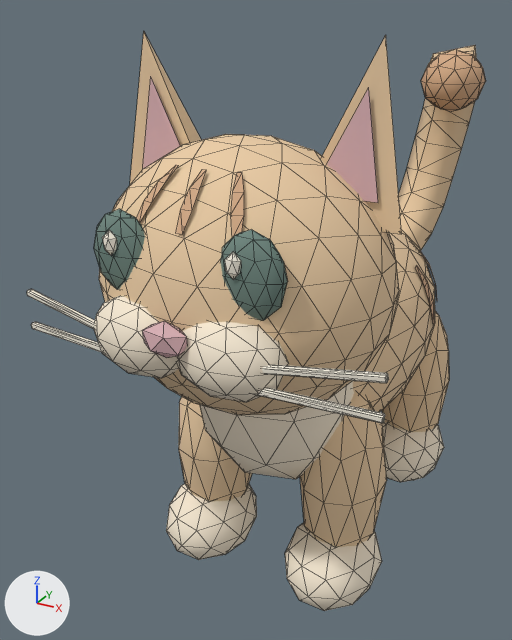
An edit to the FBX model unity/Assets/Resources/ForestArt/cat.fbx, drawn before and after from the same camera.
The view is the same before and after, from a 50 mm camera at (0.689, -1.646, 1.381) aimed at (-0.164, -0.096, 0.606). Lighting does not change. The marker at lower left points along +X, +Y and +Z. The picture after the commit comes second. Mesh edges are drawn as thin lines. Where no turn or scale is listed for an object, it has been applied to the vertices.

Names of what the first picture shows: 'Body', 'Head', 'PawBackRight', 'PawFrontLeft', 'PawFrontRight', 'Tail'.
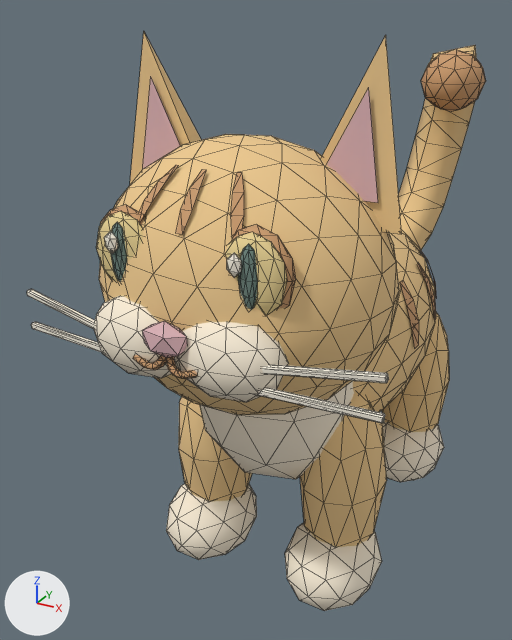
Changed parts and their boxes [x1, y1, x2, y2] in the pictures (512 x 640 px; the box of a moved part takes in the faces that stretch with it):
'Head', recoloured, reshaped: [27, 32, 401, 423] in both
'PawFrontRight', recoloured: [303, 392, 387, 574] in both
'Body', recoloured, reshaped: [200, 232, 437, 479] in both
'Tail', recoloured: [398, 45, 486, 251] in both
'PawBackRight', recoloured: [382, 312, 449, 478] in both
part 1 of me_icosphere_425, added: after [100, 204, 145, 225]
part 2 of me_icosphere_425, added (beige): after [96, 211, 143, 281]
part 3 of me_icosphere_425, added: after [111, 222, 127, 282]
part 4 of me_icosphere_425, added: after [104, 231, 118, 254]
part 5 of me_icosphere_425, added (orange): after [232, 225, 296, 309]
part 6 of me_icosphere_425, added (beige): after [226, 232, 287, 315]
part 7 of me_icosphere_425, added: after [238, 244, 258, 310]
part 8 of me_icosphere_425, added: after [227, 253, 242, 278]
part 9 of me_icosphere_425, added: after [133, 355, 166, 370]
part 10 of me_icosphere_425, added: after [165, 357, 197, 379]
part 11 of me_icosphere_425, deleted: before [220, 229, 288, 320]
part 12 of me_icosphere_425, deleted: before [94, 209, 145, 290]
part 13 of me_icosphere_425, deleted: before [225, 252, 241, 280]
part 14 of me_icosphere_425, deleted: before [102, 230, 117, 255]
part 15 of me_icosphere_424, moved or reshaped: before [415, 251, 437, 325]; after [400, 263, 436, 349]

The change, as a diff of the scene's bpy script:
```diff
--- a/unity/Assets/Resources/ForestArt/cat.fbx.py
+++ b/unity/Assets/Resources/ForestArt/cat.fbx.py
@@ mat_forest_fur @@
 mat_forest_fur = principled_material('Forest_fur')
-mat_forest_fur.base_color = (0.831, 0.608, 0.376)  # beige #ebcda5
+mat_forest_fur.base_color = (0.847, 0.584, 0.271)  # beige #edc98e
 mat_forest_fur.roughness = 0.88
@@ mat_forest_fur_dark @@
 mat_forest_fur_dark = principled_material('Forest_fur_dark')
-mat_forest_fur_dark.base_color = (0.663, 0.408, 0.239)  # beige #d5ab86
+mat_forest_fur_dark.base_color = (0.6, 0.333, 0.157)  # orange #cb9c6e
 mat_forest_fur_dark.roughness = 0.88
@@ me_icosphere_424 @@
-me_icosphere_424.from_pydata(...)  # 236 vertices, 424 faces; spans x -0.27..0.27, y -0.48..0.49, z 0.3..0.87
+me_icosphere_424.from_pydata(...)  # 252 vertices, 436 faces; spans x -0.27..0.27, y -0.48..0.49, z 0.3..0.87
+# me_icosphere_424 part 15
+# 6 faces are deleted
+# 16 vertices move from x 0.177..0.269, y 0.078..0.286, z 0.607..0.766 to x 0.206..0.27, y -0.072..0.156, z 0.607..0.766
+# 6 new faces join them, mat_forest_fur_dark (orange #cb9c6e)
+# other edits to the shape of me_icosphere_424 do not show in these pictures
 me_icosphere_424.materials.append(mat_forest_fur)
@@ me_icosphere_425 @@
-me_icosphere_425.from_pydata(...)  # 500 vertices, 904 faces; spans x -0.391..0.391, y -0.441..0.135, z -0.22..0.54
+me_icosphere_425.from_pydata(...)  # 724 vertices, 1320 faces; spans x -0.391..0.391, y -0.441..0.135, z -0.22..0.54
+# me_icosphere_425 part 1: a new loose piece, an icosphere of 80 faces spanning x -0.208..-0.066, y -0.351..-0.309, z 0.078..0.252, in mat_forest_fur_dark (orange #cb9c6e)
+# me_icosphere_425 part 2: a new loose piece, an icosphere of 80 faces spanning x -0.2..-0.074, y -0.363..-0.325, z 0.087..0.243, in mat_forest_gold (beige #ebd597)
+# me_icosphere_425 part 3: a new loose piece, an icosphere of 80 faces spanning x -0.156..-0.118, y -0.368..-0.348, z 0.104..0.226, in mat_forest_eye (greyish green #6e867e)
+# me_icosphere_425 part 4: a new loose piece, an icosphere of 20 faces spanning x -0.158..-0.13, y -0.378..-0.362, z 0.167..0.211, in mat_forest_cream (white #f7f0e1)
+# me_icosphere_425 part 5: a new loose piece, an icosphere of 80 faces spanning x 0.066..0.208, y -0.351..-0.309, z 0.078..0.252, in mat_forest_fur_dark (orange #cb9c6e)
+# me_icosphere_425 part 6: a new loose piece, an icosphere of 80 faces spanning x 0.074..0.2, y -0.363..-0.325, z 0.087..0.243, in mat_forest_gold (beige #ebd597)
+# me_icosphere_425 part 7: a new loose piece, an icosphere of 80 faces spanning x 0.118..0.156, y -0.368..-0.348, z 0.104..0.226, in mat_forest_eye (greyish green #6e867e)
+# me_icosphere_425 part 8: a new loose piece, an icosphere of 20 faces spanning x 0.102..0.13, y -0.378..-0.362, z 0.167..0.211, in mat_forest_cream (white #f7f0e1)
+# me_icosphere_425 part 9: a new loose piece of 28 vertices spanning x -0.07..0.005, y -0.431..-0.402, z -0.021..0.021, in mat_forest_fur_dark (orange #cb9c6e)
+# me_icosphere_425 part 10: a new loose piece of 28 vertices spanning x -0.005..0.07, y -0.431..-0.402, z -0.021..0.021, in mat_forest_fur_dark (orange #cb9c6e)
+# me_icosphere_425 part 11: the loose piece of 42 vertices spanning x 0.073..0.201, y -0.375..-0.321, z 0.082..0.248 is deleted
+# me_icosphere_425 part 12: the loose piece of 42 vertices spanning x -0.201..-0.073, y -0.375..-0.321, z 0.082..0.248 is deleted
+# me_icosphere_425 part 13: the loose piece of 12 vertices spanning x 0.101..0.131, y -0.384..-0.362, z 0.164..0.214 is deleted
+# me_icosphere_425 part 14: the loose piece of 12 vertices spanning x -0.159..-0.129, y -0.384..-0.362, z 0.164..0.214 is deleted
 me_icosphere_425.materials.append(mat_forest_fur)
@@ me_icosphere_425 @@
 me_icosphere_425.materials.append(mat_forest_fur_dark)
+me_icosphere_425.materials.append(mat_forest_gold)  # beige #ebd597
```
